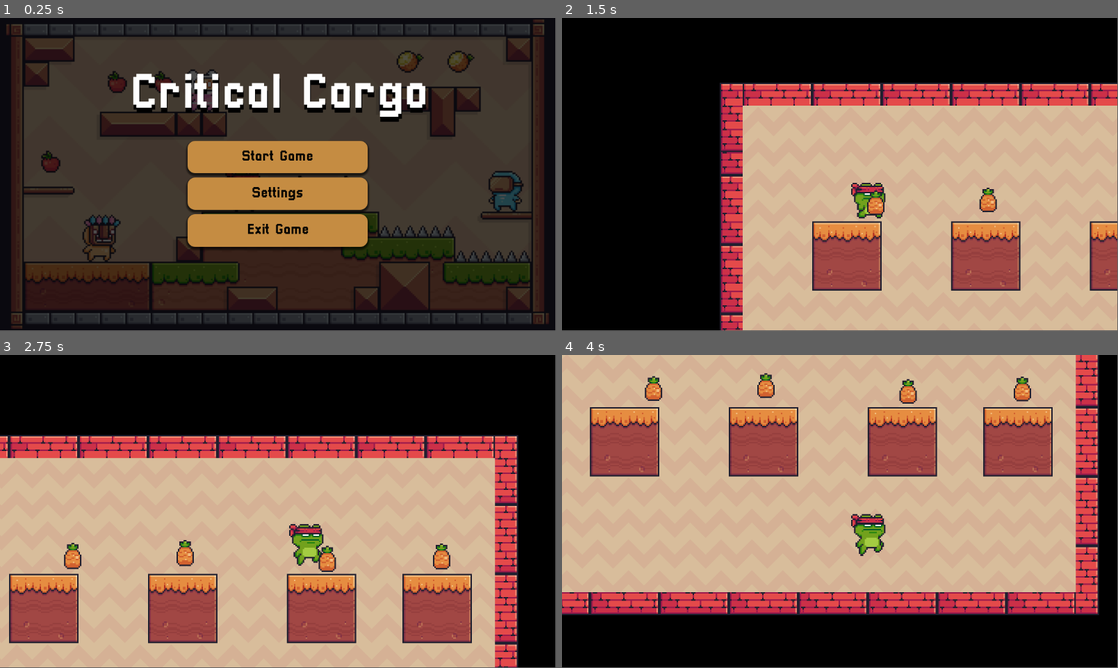
Above: before the commit, frames 1-4 (two rows, left to right).
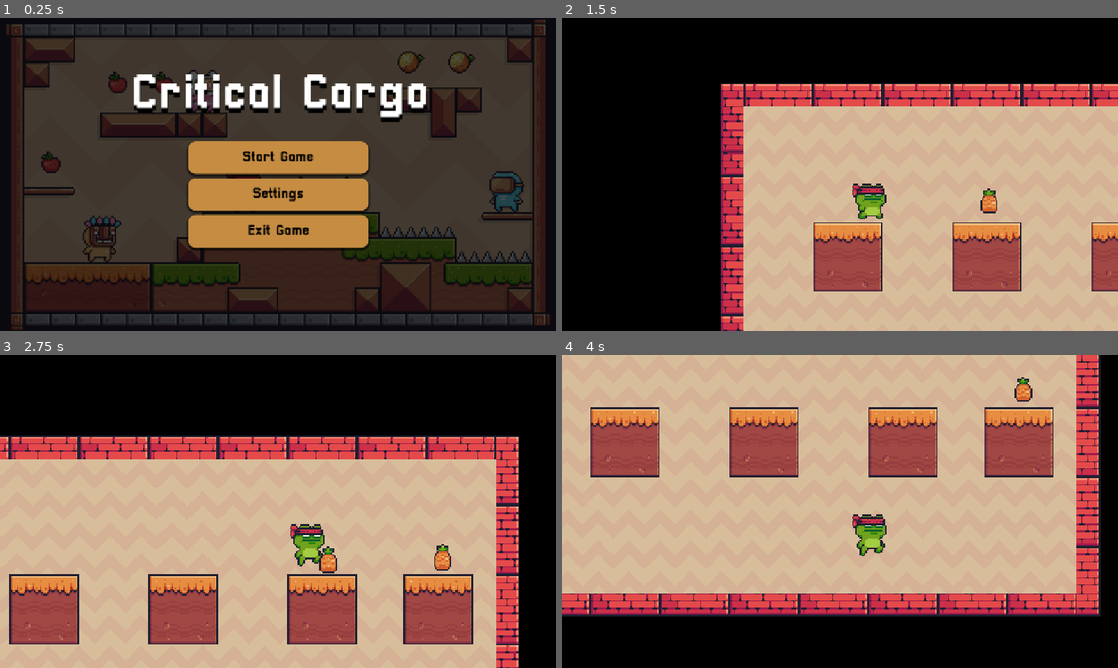
Above: after the commit, the same moments.

Repository: Orangeangelo/Year12GameCriticalCargo
Game: Godot game, scene res://Scenes/Main_Menu.tscn
Same seed, same stepped clock (60 frames per second), same inputs: the game is played once before the commit and once after it.
Inputs:
- Up to frame 1 (0.25 s): no input
- Up to frame 2 (1.5 s): click "Start Game" at 0.5 s; hold Right (right) from 1.28 s (still down)
- Up to frame 3 (2.75 s): keep holding Right (right); tap Up (jump) at 1.52, 2.27 s
- Up to frame 4 (4 s): release Right (right) at 2.78 s; hold Left (left) 2.78-3.53 s; hold Right (right) from 3.53 s (still down); tap Up (jump) at 3.77 s
In our replay, the window is 799x449 before the commit and 800x450 after it. These sizes can differ from the game's own. Grey fills any space a smaller window leaves; there, only what the larger window draws over its background counts as a difference.

The runs differ from the first frame. In frame 1, 6.9% of the frame differs, in the area x 2-99%, y 0-100%; in frame 2, 5.2%; in frame 3, 8.1%, in the area x 0-94%, y 25-100%; in frame 4, 7.5%.

Commit message:
Collectables V2
Added a game manager and the player can collect the pineapples.

Diff:
--- a/Scenes/Level.tscn
+++ b/Scenes/Level.tscn
@@ -1,9 +1,10 @@
-[gd_scene load_steps=7 format=4 uid="uid://bbis52cq5il2n"]
+[gd_scene load_steps=8 format=4 uid="uid://bbis52cq5il2n"]
 
 [ext_resource type="Texture2D" uid="uid://d16kj61jl5bqi" path="res://Pixel Adventure 1/Free/Background/Brown.png" id="1_vsvp5"]
 [ext_resource type="Texture2D" uid="uid://ckelq1e16tnbt" path="res://Pixel Adventure 1/Free/Terrain/Terrain (16x16).png" id="2_8rbpu"]
 [ext_resource type="PackedScene" uid="uid://cosjc3hvad8yr" path="res://Scenes/Main_Character.tscn" id="3_8rbpu"]
 [ext_resource type="PackedScene" uid="uid://c4ujxvj8dgxon" path="res://Scenes/collectable.tscn" id="4_fuudy"]
+[ext_resource type="Script" uid="uid://bcuapvf2o5538" path="res://Scenes/game_manager.gd" id="5_xylue"]
 
 [sub_resource type="TileSetAtlasSource" id="TileSetAtlasSource_fuudy"]
 texture = ExtResource("2_8rbpu")
@@ -302,11 +303,8 @@
 
 [node name="TextureRect" type="TextureRect" parent="."]
 texture_filter = 1
-anchors_preset = 15
-anchor_right = 1.0
-anchor_bottom = 1.0
-grow_horizontal = 2
-grow_vertical = 2
+offset_right = 1165.0
+offset_bottom = 639.0
 texture = ExtResource("1_vsvp5")
 stretch_mode = 1
 
@@ -335,3 +333,7 @@
 
 [node name="Collectable4" parent="." instance=ExtResource("4_fuudy")]
 position = Vector2(1038, 198)
+
+[node name="GameManager" type="Node" parent="."]
+unique_name_in_owner = true
+script = ExtResource("5_xylue")
--- /dev/null
+++ b/Scenes/collectable.gd
@@ -0,0 +1,9 @@
+extends Area2D
+
+@onready var game_manager: Node = %GameManager
+
+
+func _on_body_entered(body):
+	if (body.name == "CharacterBody2D"):
+		queue_free()
+		game_manager.add_point
--- a/Scenes/collectable.tscn
+++ b/Scenes/collectable.tscn
@@ -1,6 +1,7 @@
-[gd_scene load_steps=21 format=3 uid="uid://c4ujxvj8dgxon"]
+[gd_scene load_steps=22 format=3 uid="uid://c4ujxvj8dgxon"]
 
 [ext_resource type="Texture2D" uid="uid://njm8iwxw3oav" path="res://Pixel Adventure 1/Free/Items/Fruits/Pineapple.png" id="1_3rsma"]
+[ext_resource type="Script" uid="uid://cgmys18v6ur5d" path="res://Scenes/collectable.gd" id="1_licok"]
 
 [sub_resource type="AtlasTexture" id="AtlasTexture_xylue"]
 atlas = ExtResource("1_3rsma")
@@ -133,6 +134,7 @@
 radius = 26.0
 
 [node name="Collectable" type="Area2D"]
+script = ExtResource("1_licok")
 
 [node name="AnimatedSprite2D" type="AnimatedSprite2D" parent="."]
 texture_filter = 1
@@ -146,3 +148,5 @@
 [node name="CollisionShape2D" type="CollisionShape2D" parent="."]
 position = Vector2(1, 8)
 shape = SubResource("CircleShape2D_ifohm")
+
+[connection signal="body_entered" from="." to="." method="_on_body_entered"]
--- /dev/null
+++ b/Scenes/game_manager.gd
@@ -0,0 +1,7 @@
+extends Node
+
+var points = 0
+
+func add_point():
+	points += 1
+	print(points)
--- a/project.godot
+++ b/project.godot
@@ -14,6 +14,11 @@
 run/main_scene="uid://cxsgmstmljdh4"
 config/features=PackedStringArray("4.4", "Forward Plus")
 config/icon="res://icon.svg"
+
+[display]
+
+window/stretch/mode="canvas_items"
+window/stretch/aspect="expand"
 
 [input]
 
Not shown, added: Scenes/collectable.gd.uid
Not shown, added: Scenes/game_manager.gd.uid
